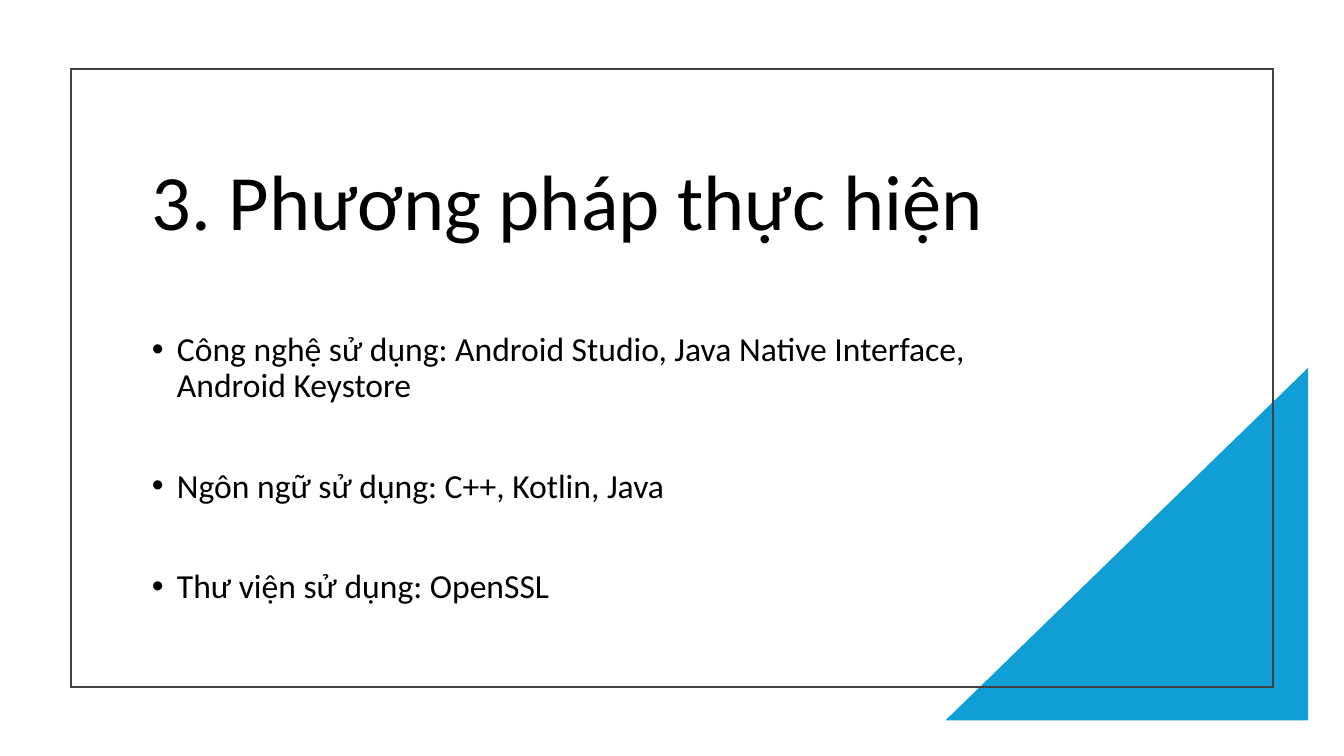
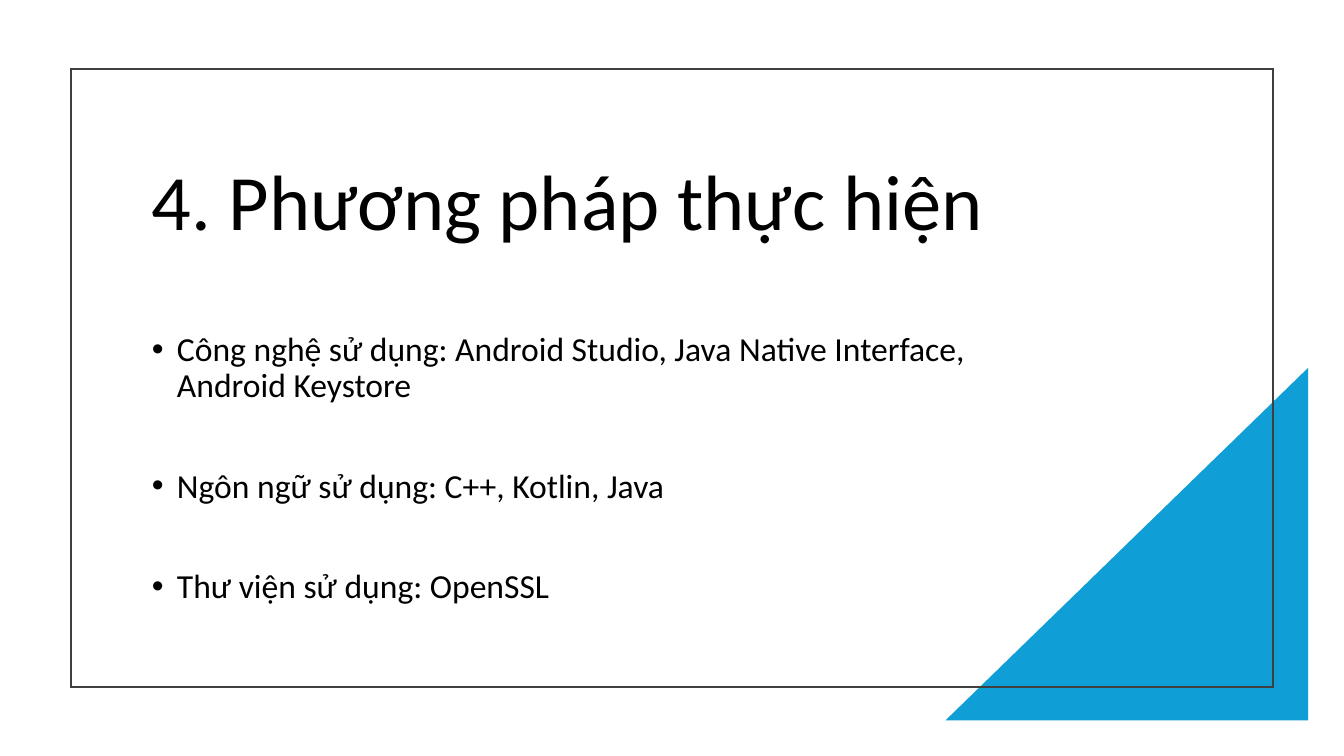
Before and after one commit to minhducdo050702/T07, a slide deck: slide 11 of report/Slide report T07.pptx (slide 6 before the commit). Drawn at 1344x756 pixels with LibreOffice and Linux fonts; fonts in the diff are those of the drawing. Boxes give left, top, right and bottom in pixels: in the first picture for what was removed or moved away, otherwise in the second. Text is boxed around its words. In the diff, an @@ line names an element or a change of style, - is before the commit and + after.

```diff
--- a/report/Slide report T07.pptx
+++ b/report/Slide report T07.pptx
@@ title at [152,175,982,244]: text changed @@
-3. Phương pháp thực hiện
+4. Phương pháp thực hiện
```
Also in this commit, not shown: 8 other slides changed, 10 slides added, 1 slide removed, 2 other files.
